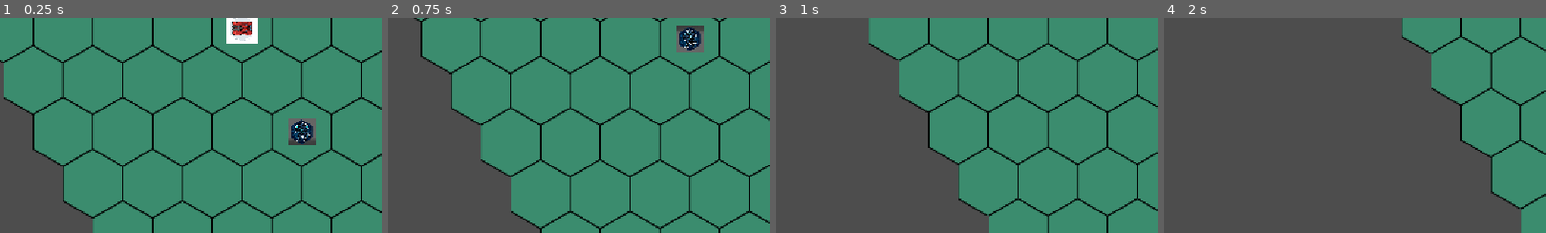
Above: before the commit, frames 1-4 (left to right).
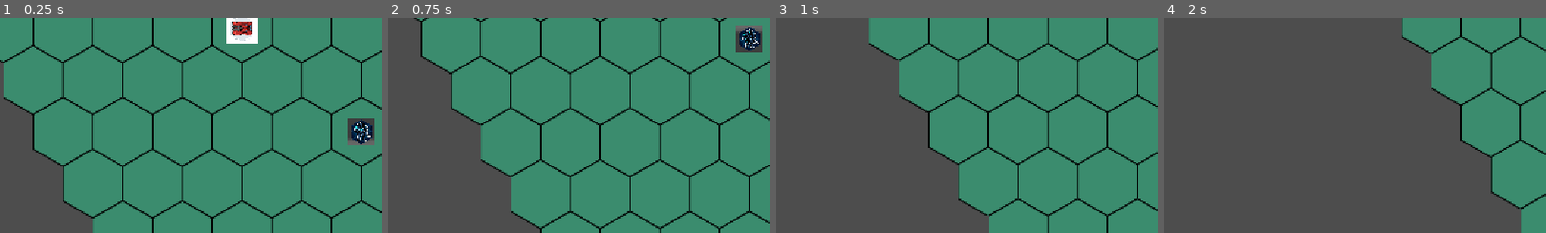
Above: after the commit, the same moments.

Repository: pawel-dubiel/godot-experiment
Game: Godot game, scene res://scenes/TestLevel.tscn
The game is run twice, just before and just after one commit, with the same random seed, the same clock (stepped at 60 frames per second) and the same inputs.
Inputs (mouse positions are % of the whole screen's width and height, from its top left):
- Up to frame 1 (0.25 s): no input
- Up to frame 2 (0.75 s): tap Enter at 0.5 s; move the mouse to (72, 45) at 0.52 s; hold S (camera_down) from 0.53 s (still down); click (72, 45) at 0.67 s
- Up to frame 3 (1 s): keep holding S (camera_down)
- Up to frame 4 (2 s): release S (camera_down) at 1.25 s; drag from (30, 55) to (45, 70) at 1.27 s
The pictures show only the part of the screen within x 19-69%, y 9-59%; the shares and areas given below are measured in that part.

The runs differ from the first frame. In frame 1, 1.8% of the frame differs, in the area x 75-98%, y 46-60%; in frame 2, 1.8%; in frame 3, nothing differs; in frame 4, nothing differs.

Commit message:
refactor: Decouple GameEntity and migrate view consumers to HexGridView

Diff:
--- a/scripts/CoordinateOverlay.gd
+++ b/scripts/CoordinateOverlay.gd
@@ -8,7 +8,7 @@
 		if is_node_ready():
 			_sync_debug_state()
 
-@export var tile_map: TileMapLayer
+@export var tile_map: HexGridView
 @export var camera: Camera2D
 @export var map_service: MapService
 @export var viewport_margin := Vector2(200, 200)
@@ -159,7 +159,7 @@
 						_label_limit_warning_shown = true
 					return
 
-				var world_pos = tile_map.to_global(tile_map.map_to_local(coords))
+				var world_pos = tile_map.to_global(tile_map.axial_to_local(coords))
 				# Center the text
 				var text_pos = world_pos + Vector2(-20, 5)
 				_coordinate_draw_entries.append({
--- a/scripts/core/GameController.gd
+++ b/scripts/core/GameController.gd
@@ -2,7 +2,7 @@
 extends Node
 
 @export var map_service: MapService
-@export var tile_map: TileMapLayer
+@export var tile_map: HexGridView
 @export var units_root: Node
 @export var input_router: MapInputRouter
 @export var camera_control: CameraControl
@@ -196,7 +196,7 @@
 	return tile_map.get_canvas_transform().affine_inverse() * screen_position
 
 func _get_grid_position_for_world_position(world_position: Vector2) -> Vector2i:
-	return tile_map.local_to_map(tile_map.to_local(world_position))
+	return tile_map.local_to_axial(tile_map.to_local(world_position))
 
 func _rebuild_unit_index() -> void:
 	if not units_root:
@@ -211,8 +211,7 @@
 	var unit_id := unit.get_instance_id()
 	if _tracked_unit_ids.has(unit_id):
 		return true
-	if not unit.set_tile_map(tile_map):
-		return false
+	unit.sync_view_to_local_position(tile_map.axial_to_local(unit.grid_position))
 	var movement_component := unit.get_component(MovementComponent) as MovementComponent
 	if movement_component:
 		movement_component.set_move_validator(Callable(self, "_can_unit_move_to_grid_position"))
@@ -250,6 +249,7 @@
 	if destination_unit and destination_unit != unit:
 		push_error("Cannot index moved unit %s at occupied grid position %s; occupied by %s." % [unit.name, new_position, destination_unit.name])
 		return
+	unit.sync_view_to_local_position(tile_map.axial_to_local(new_position))
 	var indexed_unit = _units_by_grid_position.get(previous_position)
 	if indexed_unit == unit:
 		_units_by_grid_position.erase(previous_position)
--- a/scripts/core/GameEntity.gd
+++ b/scripts/core/GameEntity.gd
@@ -10,9 +10,8 @@
 # Message Bus: Map[String, Array[Callable]]
 var _subscribers: Dictionary = {}
 
-# Core property for Map positioning
+# Canonical axial (q, r) position. x = q, y = r.
 @export var grid_position: Vector2i = Vector2i(0, 0)
-@export var tile_map: TileMapLayer
 @export var is_selected := false:
 	set(value):
 		if is_selected == value:
@@ -29,6 +28,7 @@
 		_update_visual_orientation()
 
 var _selection_indicator: Line2D
+var _view_position_initialized := false
 
 func _ready() -> void:
 	z_index = 10 # Force on top
@@ -36,33 +36,18 @@
 	add_to_group("units")
 	_ensure_selection_indicator()
 
-	if tile_map:
-		_snap_to_grid()
-
-func set_tile_map(value: TileMapLayer) -> bool:
-	if not value:
-		push_error("GameEntity %s requires a TileMapLayer for grid positioning." % name)
-		return false
-
-	tile_map = value
-	return _snap_to_grid()
-
-func _snap_to_grid() -> bool:
-	if not tile_map:
-		push_error("GameEntity %s cannot snap to grid without tile_map." % name)
-		return false
-
-	position = tile_map.map_to_local(grid_position)
-	_update_visual_orientation()
+func move_to_grid_position(new_position: Vector2i) -> bool:
+	grid_position = new_position
 	return true
 
-func move_to_grid_position(new_position: Vector2i) -> bool:
-	if not tile_map:
-		push_error("GameEntity %s cannot move to grid position without tile_map." % name)
-		return false
+func sync_view_to_local_position(local_position: Vector2) -> void:
+	if not _view_position_initialized:
+		position = local_position
+		_view_position_initialized = true
+		_update_visual_orientation()
+		return
 
-	var local_pos = tile_map.map_to_local(new_position)
-	var diff = local_pos - position
+	var diff := local_position - position
 	if diff.length_squared() > 0.1:
 		var angle = diff.angle()
 		var deg = rad_to_deg(angle)
@@ -71,9 +56,7 @@
 
 		orientation = int(round(deg / 60.0)) % 6
 
-	grid_position = new_position
-	position = local_pos
-	return true
+	position = local_position
 
 func _update_visual_orientation() -> void:
 	# Rotate the Visuals node if present
--- a/scripts/tests/TestGameInteraction.gd
+++ b/scripts/tests/TestGameInteraction.gd
@@ -21,7 +21,7 @@
 	var router: MapInputRouter = level.get_node("MapInputRouter")
 	var action_bar: ActionBar = level.get_node("ActionBar")
 	var overlay: TargetingOverlay = level.get_node("TargetingOverlay")
-	var tile_map: TileMapLayer = level.get_node("HexGridView")
+	var tile_map: HexGridView = level.get_node("HexGridView")
 	var soldier: GameEntity = level.get_node("Soldier")
 	var tank: GameEntity = level.get_node("Tank")
 	var camera: CameraControl = level.get_node("Camera2D")
@@ -61,10 +61,10 @@
 	_expect(controller.current_selection == soldier, "Invalid explicit-target cancellation must preserve selection.")
 
 	var destination := Vector2i(6, 2)
-	var destination_center := tile_map.get_global_transform_with_canvas() * tile_map.map_to_local(destination)
+	var destination_center := tile_map.get_global_transform_with_canvas() * tile_map.axial_to_local(destination)
 	var destination_screen := soldier_screen.lerp(destination_center, 0.55)
 	var clicked_world := tile_map.get_canvas_transform().affine_inverse() * destination_screen
-	var clicked_cell := tile_map.local_to_map(tile_map.to_local(clicked_world))
+	var clicked_cell := tile_map.local_to_axial(tile_map.to_local(clicked_world))
 	_expect(clicked_cell == destination, "The boundary test point must be inside the destination cell.")
 	router.handle_event(_mouse_button(MOUSE_BUTTON_RIGHT, true, destination_screen))
 	_expect(soldier.grid_position == destination, "Context actions must use exact cell occupancy rather than tolerant adjacent-unit picking.")
--- a/scripts/ui/TargetingOverlay.gd
+++ b/scripts/ui/TargetingOverlay.gd
@@ -10,7 +10,7 @@
 var _descriptor: ActionDescriptor
 var _context: GameContext
 var _map_service: MapService
-var _tile_map: TileMapLayer
+var _tile_map: HexGridView
 var _target_provider: Callable
 var _valid_cells: Dictionary = {}
 var _last_hovered_cell := Vector2i(2147483647, 2147483647)
@@ -20,7 +20,7 @@
 	z_as_relative = false
 	visible = false
 
-func present(descriptor: ActionDescriptor, context: GameContext, map_service: MapService, tile_map: TileMapLayer, target_provider: Callable) -> bool:
+func present(descriptor: ActionDescriptor, context: GameContext, map_service: MapService, tile_map: HexGridView, target_provider: Callable) -> bool:
 	if not descriptor:
 		push_error("TargetingOverlay.present requires an ActionDescriptor.")
 		return false
@@ -55,7 +55,7 @@
 func _process(_delta: float) -> void:
 	if not visible:
 		return
-	var hovered_cell := _tile_map.local_to_map(_tile_map.to_local(get_global_mouse_position()))
+	var hovered_cell := _tile_map.local_to_axial(_tile_map.to_local(get_global_mouse_position()))
 	if hovered_cell != _last_hovered_cell:
 		_last_hovered_cell = hovered_cell
 		_update_cursor_shape()
@@ -85,14 +85,14 @@
 		return
 	for coord_value in _valid_cells.keys():
 		var coord: Vector2i = coord_value
-		var center := _tile_map.map_to_local(coord)
+		var center := _tile_map.axial_to_local(coord)
 		var points := _hex_points(center)
 		draw_colored_polygon(points, VALID_FILL)
 		draw_polyline(PackedVector2Array(Array(points) + [points[0]]), VALID_EDGE, 2.0, true)
 
 	if _map_service.model.has_tile(_last_hovered_cell):
 		var edge := VALID_EDGE if _valid_cells.has(_last_hovered_cell) else BLOCKED_EDGE
-		var hovered_points := _hex_points(_tile_map.map_to_local(_last_hovered_cell))
+		var hovered_points := _hex_points(_tile_map.axial_to_local(_last_hovered_cell))
 		draw_polyline(PackedVector2Array(Array(hovered_points) + [hovered_points[0]]), edge, 4.0, true)
 
 func _hex_points(center: Vector2) -> PackedVector2Array:
Not shown, changed: scripts/tests/test_explicit_grid_dependencies.sh
Not shown, changed: scripts/tests/test_game_controller_unit_index.sh
